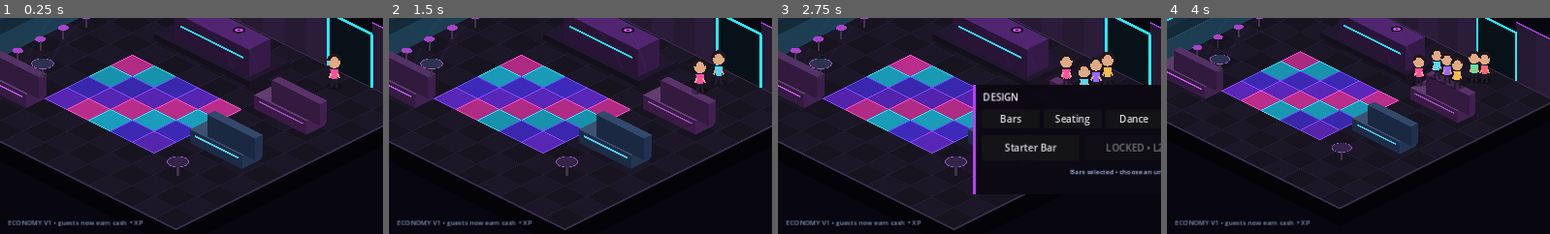
Above: before the commit, frames 1-4 (left to right).
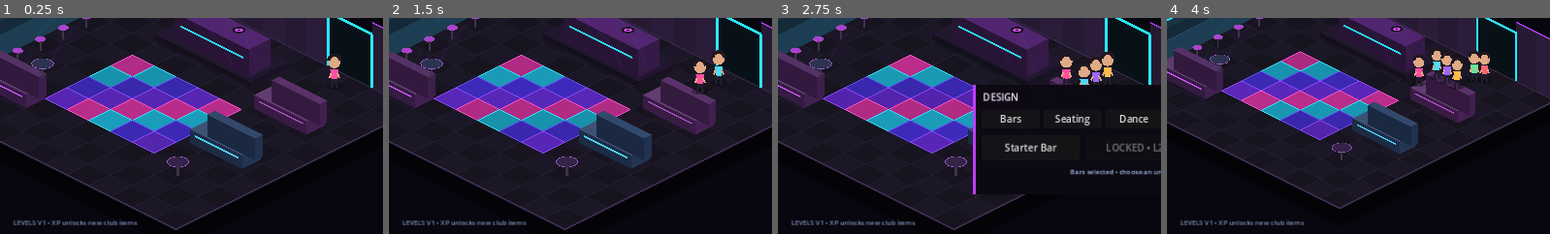
Above: after the commit, the same moments.

Repository: 22crob/Nightclub-City
Game: Godot game, scene res://scenes/main.tscn
The game is run twice, just before and just after one commit, with the same random seed, the same clock (stepped at 60 frames per second) and the same inputs.
Inputs:
- Up to frame 1 (0.25 s): no input
- Up to frame 2 (1.5 s): click "−" at 0.5 s; click "+" at 1.25 s
- Up to frame 3 (2.75 s): click "DESIGN" at 2 s
- Up to frame 4 (4 s): click "×" at 2.75 s; click "−" at 3.5 s
The pictures show only the part of the screen within x 31-81%, y 49-99%; the shares and areas given below are measured in that part.

The runs differ from the first frame. In frame 1, 0.4% of the frame differs, in the area x 2-38%, y 93-97%; in frame 2, 0.4%; in frame 3, 0.4%; in frame 4, 0.4%.

Commit message:
Add level up HUD celebration

Diff:
--- a/godot/scenes/main.tscn
+++ b/godot/scenes/main.tscn
@@ -76,8 +76,50 @@
 grow_vertical = 0
 theme_override_colors/font_color = Color(0.50, 0.58, 0.74, 1)
 theme_override_font_sizes/font_size = 11
-text = "ECONOMY V1 • guests now earn cash + XP"
-horizontal_alignment = 1
+text = "LEVELS V1 • XP unlocks new club items"
+horizontal_alignment = 1
+
+[node name="LevelUpPanel" type="ColorRect" parent="HUD"]
+visible = false
+anchors_preset = 8
+anchor_left = 0.5
+anchor_top = 0.5
+anchor_right = 0.5
+anchor_bottom = 0.5
+offset_left = -240.0
+offset_top = -78.0
+offset_right = 240.0
+offset_bottom = 78.0
+grow_horizontal = 2
+grow_vertical = 2
+color = Color(0.055, 0.035, 0.09, 0.97)
+
+[node name="AccentTop" type="ColorRect" parent="HUD/LevelUpPanel"]
+offset_right = 480.0
+offset_bottom = 5.0
+color = Color(0.76, 0.27, 1, 1)
+
+[node name="Title" type="Label" parent="HUD/LevelUpPanel"]
+offset_left = 20.0
+offset_top = 24.0
+offset_right = 460.0
+offset_bottom = 60.0
+theme_override_colors/font_color = Color(1, 0.9, 0.43, 1)
+theme_override_font_sizes/font_size = 26
+text = "LEVEL UP!"
+horizontal_alignment = 1
+
+[node name="Detail" type="Label" parent="HUD/LevelUpPanel"]
+offset_left = 24.0
+offset_top = 68.0
+offset_right = 456.0
+offset_bottom = 136.0
+theme_override_colors/font_color = Color(0.9, 0.84, 1, 1)
+theme_override_font_sizes/font_size = 13
+text = "New club items unlocked"
+horizontal_alignment = 1
+vertical_alignment = 1
+autowrap_mode = 2
 
 [node name="ZoomControls" type="ColorRect" parent="HUD"]
 anchors_preset = 3
